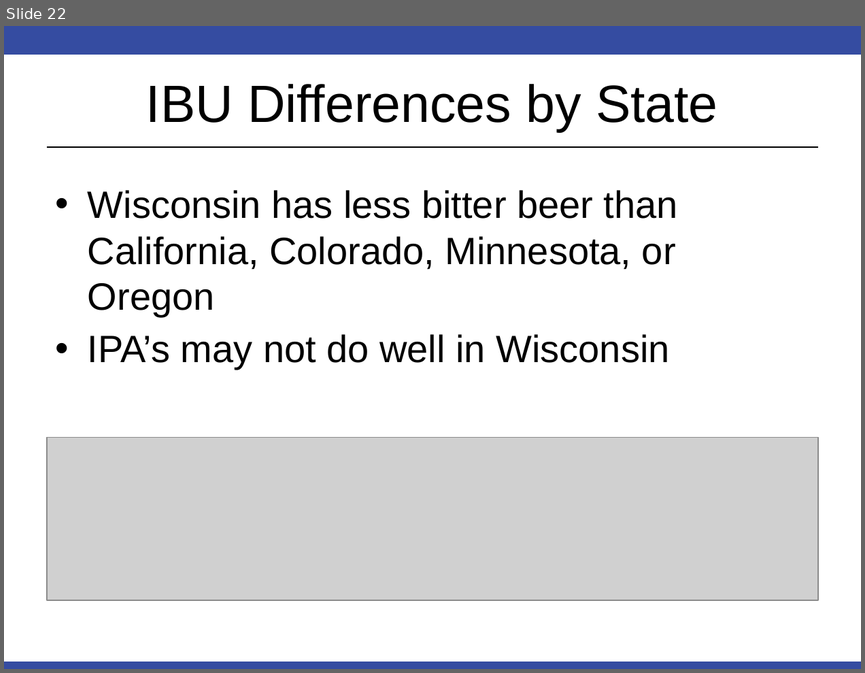
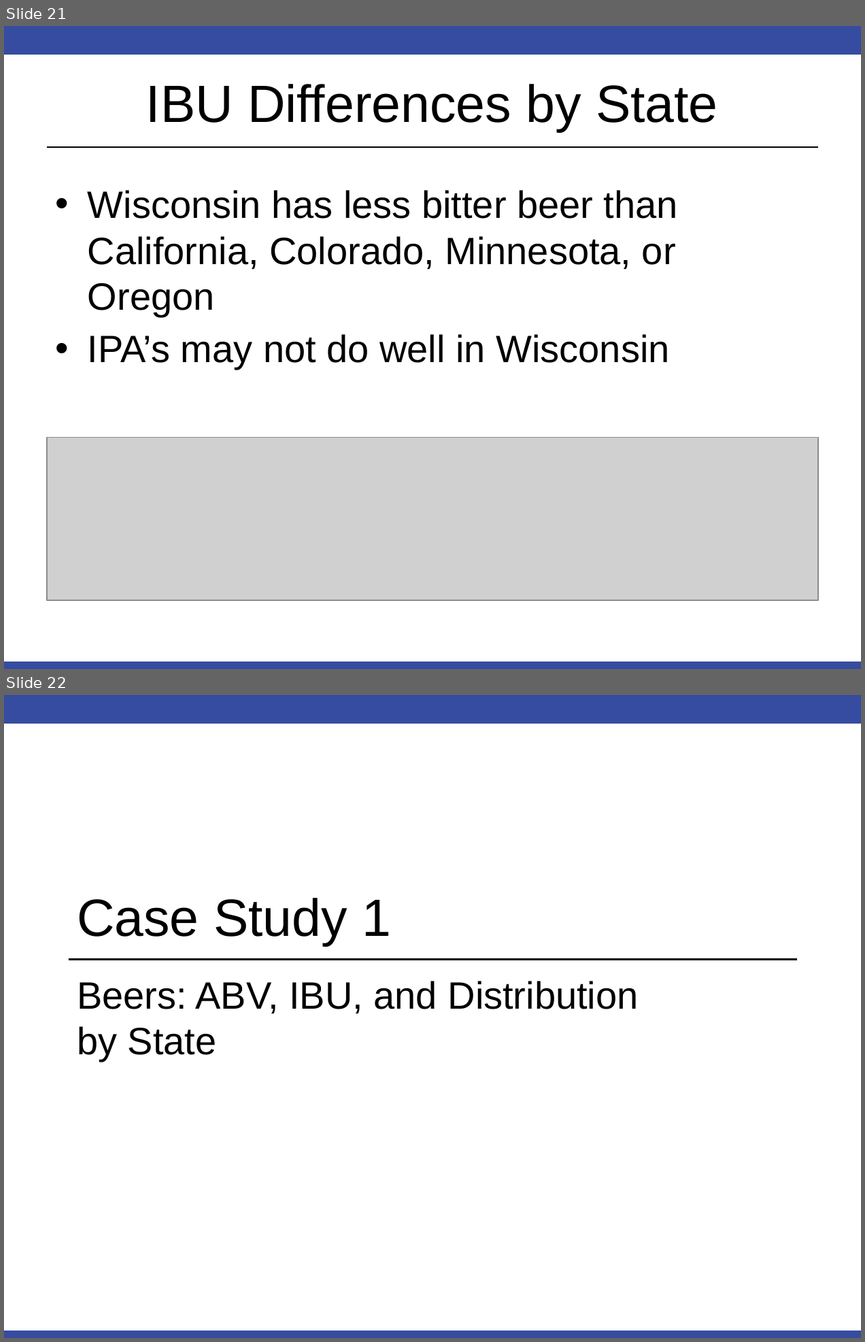
Before and after one commit to jules-stacy/DS6306_Case_Study_01, a slide deck: Case Study 1.pptx. Shown one above the other, each under a label of ours: slide 22 before the commit, slides 21 and 22 after it. The pictures are 865x673 and 865x1342 pixels, drawn with LibreOffice and Linux fonts; fonts in the diff are those of the drawing; grey boxes stand for pictures; background and template pictures are left out. Boxes give left, top, right and bottom in pixels: in the first picture for what was removed or moved away, otherwise in the second. Text is boxed around its words. In the diff, an @@ line names an element or a change of style, - is before the commit and + after.

```diff
--- a/Case Study 1.pptx
+++ b/Case Study 1.pptx
@@ slide 22 added at (4,695,861,1338), background #FFFFFF; not listed: 2 template elements that a slide beside it also shows @@
@@ title added at (77,898,391,946), 44 pt, text #000000 @@
+Case Study 1
@@ line added from (68, 959) to (797, 959), #000000 1.25 pt @@
@@ subtitle added at (77,981,638,1062), 32 pt, text #000000 @@
+Beers: ABV, IBU, and Distribution by State
@@ what was slide 22 is now slide 21 @@
```
Also in this commit, not shown: 7 slides changed, 1 other slide added, 1 slide removed, 8 other files.
